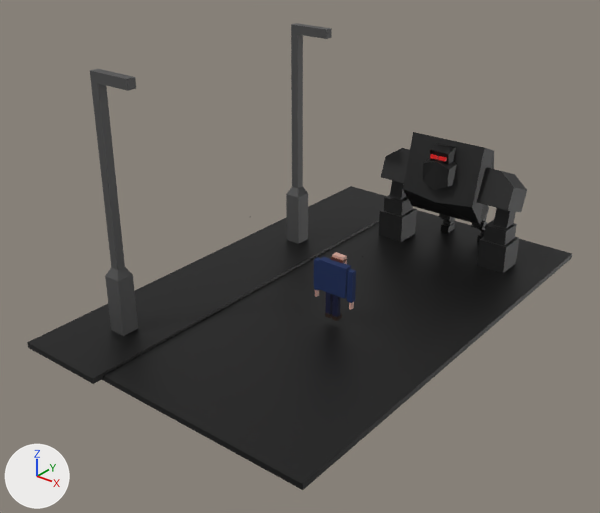
Renders of the Blender file MonsterScene.blend from each side of a commit.
Rendered twice from a camera (50 mm lens) standing at (26.1, -39.0, 25.4) and looking at (-2.8, -2.8, 3.0). Arrows for +X, +Y and +Z are at lower left; the lights stay in place.
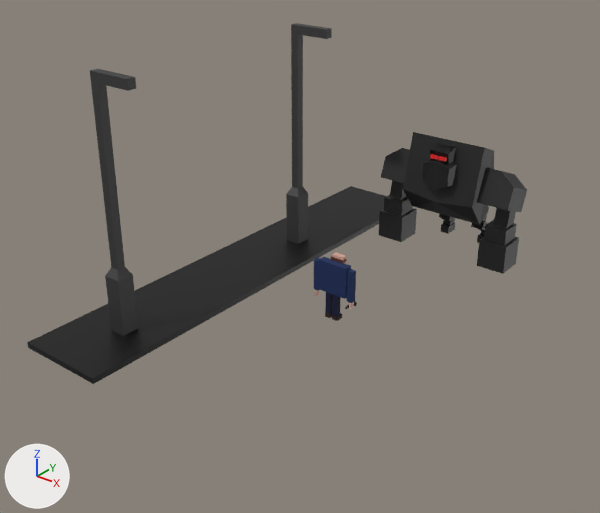
What changed in the scene script:
```text
Change ob_cube_032:
    add ob_cube_032.hide_set(True)
```

Location of each change, (x1, y1, x2, y2) in pixels of the pictures (600 x 513 px):
'Cube.032', hidden (black): before (102, 210, 572, 490)
